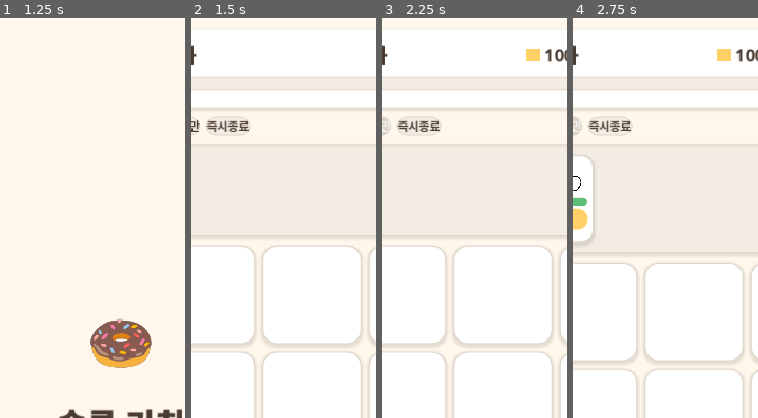
Above: before the commit, frames 1-4 (left to right).
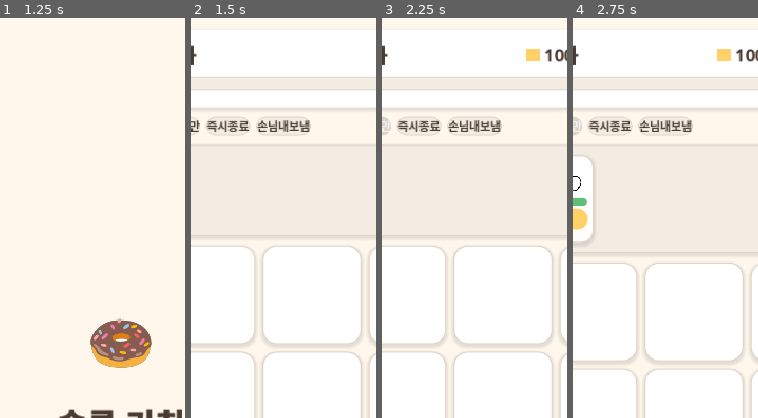
Above: after the commit, the same moments.

Repository: yellyB/game-slot-kitchen
Game: Godot game, scene res://scenes/Main.tscn
Two runs of this game, one before a commit and one after it. Both use one fixed random seed, a clock stepped at 60 frames per second and the inputs below.
Inputs (mouse positions are % of the whole screen's width and height, from its top left):
- Up to frame 1 (1.25 s): click (42, 14) at 0.5 s, where only the run after the commit has a clickable "손님내보냄"
- Up to frame 2 (1.5 s): click "시작" at 1.25 s
- Up to frame 3 (2.25 s): click "돈+10만" at 2 s
- Up to frame 4 (2.75 s): no input
The pictures show only the part of the screen within x 17-67%, y 0-50%; the shares and areas given below are measured in that part.

Frame 1 is identical in both runs. In frame 2, 0.7% of the frame differs, in the area x 35-65%, y 24-30%; in frame 3, 0.7%; in frame 4, 0.7%.

Commit message:
디버그: 손님 강제이탈 버튼 (슬롯 주문서 먼저, 없으면 대기열)
Customer/OrderCard.force_expire() — 자연 인내심 만료와 동일 경로로 expired 방출.
"손님내보냄" 버튼: 슬롯 주문서(순회 첫 번째) 먼저 내보내고 없으면 대기열 첫 손님.

Co-Authored-By: Claude Opus 4.8 (1M context) <noreply@anthropic.com>

Diff:
--- a/scripts/customer.gd
+++ b/scripts/customer.gd
@@ -60,6 +60,15 @@
 	v.add_child(confirm)
 
 
+## 강제 이탈(디버그 버튼 등) — 자연 인내심 만료와 동일하게 expired 방출.
+func force_expire() -> void:
+	if _done:
+		return
+	_done = true
+	set_process(false)
+	expired.emit(self)
+
+
 ## 큐 등장 연출 — 오른쪽에서 스윽 슬라이드 인 + 페이드. 배치 확정 후 호출.
 func slide_in() -> void:
 	await get_tree().process_frame   # HBox 정렬 끝나 최종 위치 확보
--- a/scripts/main.gd
+++ b/scripts/main.gd
@@ -199,7 +199,21 @@
 	row.add_child(UI.label("🐞", 14, Palette.COCOA_400))
 	row.add_child(_debug_btn("돈+10만", func(): _session.add_cash(100000)))
 	row.add_child(_debug_btn("즉시종료", func(): _session.debug_end_soon(1.0)))
+	row.add_child(_debug_btn("손님내보냄", _debug_kick_customer))
 	return row
+
+
+## 디버그: 손님 하나 강제 이탈. 슬롯 주문서(순회 순서 첫 번째) 먼저, 없으면 대기열 첫 손님.
+func _debug_kick_customer() -> void:
+	for s in _board.slots:
+		var c := s.get_card()
+		if c is OrderCard:
+			(c as OrderCard).force_expire()
+			return
+	for ch in _queue_row.get_children():
+		if ch is Customer:
+			(ch as Customer).force_expire()
+			return
 
 
 func _debug_btn(text: String, cb: Callable) -> Button:
--- a/scripts/order_card.gd
+++ b/scripts/order_card.gd
@@ -138,6 +138,15 @@
 	rejected.emit(self)
 
 
+## 강제 이탈(디버그 버튼 등) — 자연 인내심 만료와 동일하게 expired 방출.
+func force_expire() -> void:
+	if _done:
+		return
+	_done = true
+	set_process(false)
+	expired.emit(self)
+
+
 func _process(delta: float) -> void:
 	if _done:
 		return
